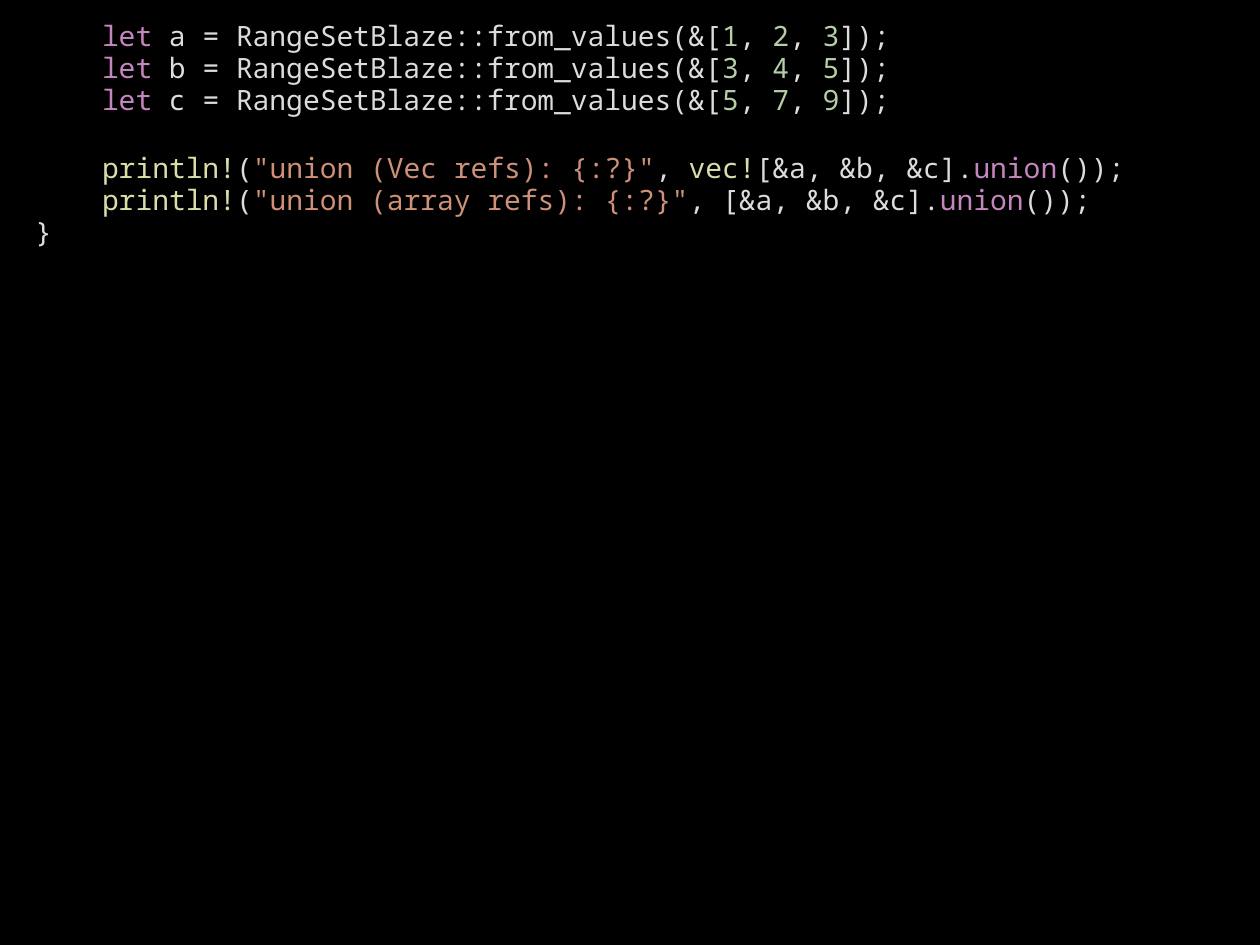
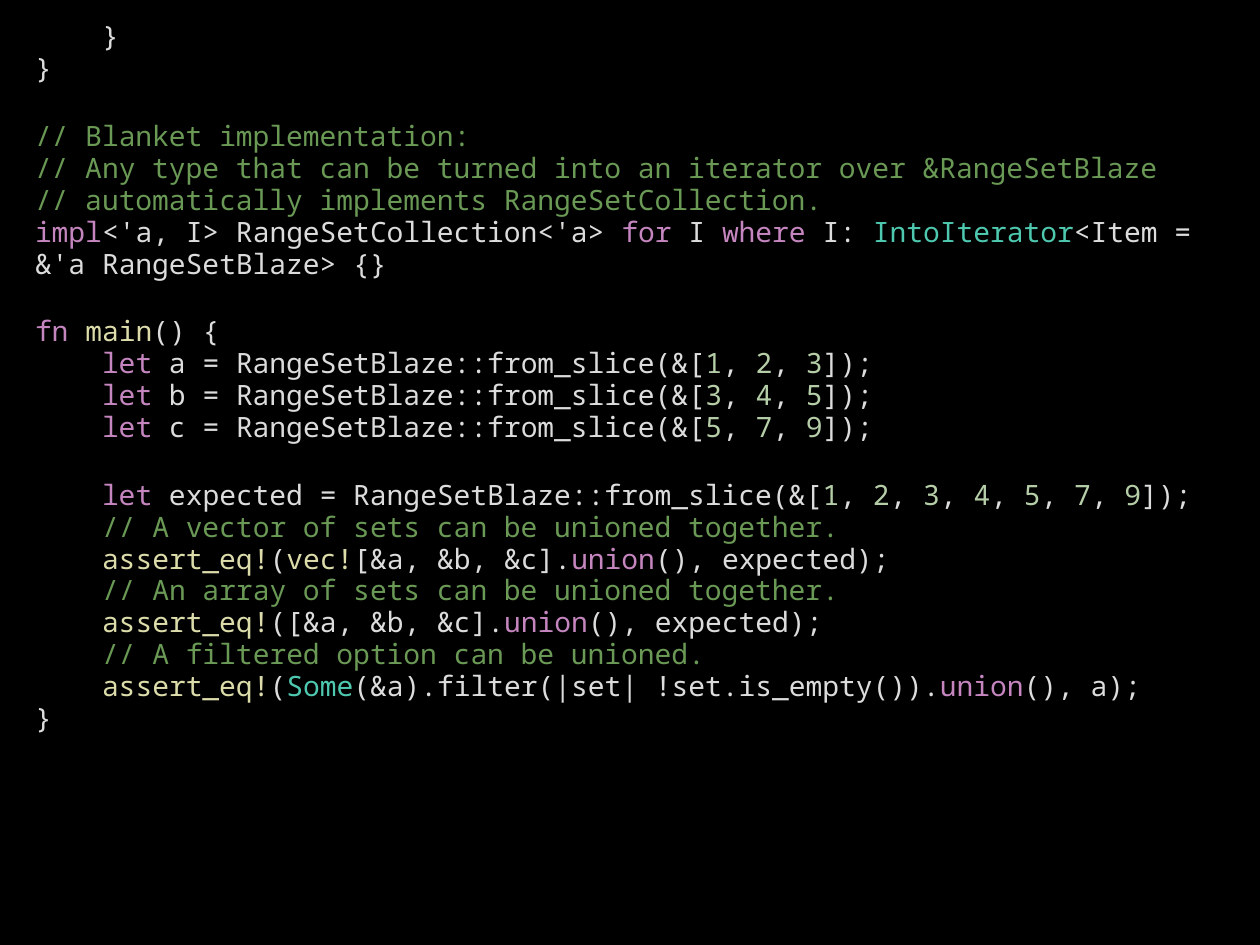
Before and after one commit to CarlKCarlK/inherit, a slide deck: slide 4 of docs/example3_walkthrough.pptx. Drawn at 1260x945 pixels with LibreOffice and Linux fonts; fonts in the diff are those of the drawing. Boxes give left, top, right and bottom in pixels: in the first picture for what was removed or moved away, otherwise in the second. Text is boxed around its words. In the diff, an @@ line names an element or a change of style, - is before the commit and + after.

```diff
--- a/docs/example3_walkthrough.pptx
+++ b/docs/example3_walkthrough.pptx
@@ text at <box>102,24,1124,217</box>: paragraphs removed @@
-let a = RangeSetBlaze::from_values(&[1, 2, 3]);
-let b = RangeSetBlaze::from_values(&[3, 4, 5]);
-let c = RangeSetBlaze::from_values(&[5, 7, 9]);
-println!("union (Vec refs): {:?}", vec![&a, &b, &c].union());
-println!("union (array refs): {:?}", [&a, &b, &c].union());
@@ text at <box>35,125,1191,703</box>: paragraphs added @@
+}
+// Blanket implementation:
+// Any type that can be turned into an iterator over &RangeSetBlaze
+// automatically implements RangeSetCollection.
+impl<'a, I> RangeSetCollection<'a> for I where I: IntoIterator<Item = &'a RangeSetBlaze> {}
+fn main() {
+let a = RangeSetBlaze::from_slice(&[1, 2, 3]);
+let b = RangeSetBlaze::from_slice(&[3, 4, 5]);
+let c = RangeSetBlaze::from_slice(&[5, 7, 9]);
+let expected = RangeSetBlaze::from_slice(&[1, 2, 3, 4, 5, 7, 9]);
+// A vector of sets can be unioned together.
+assert_eq!(vec![&a, &b, &c].union(), expected);
+// An array of sets can be unioned together.
+assert_eq!([&a, &b, &c].union(), expected);
+// A filtered option can be unioned.
+assert_eq!(Some(&a).filter(|set| !set.is_empty()).union(), a);
+}
```
Also in this commit, not shown: 3 other slides changed, 13 other files.
